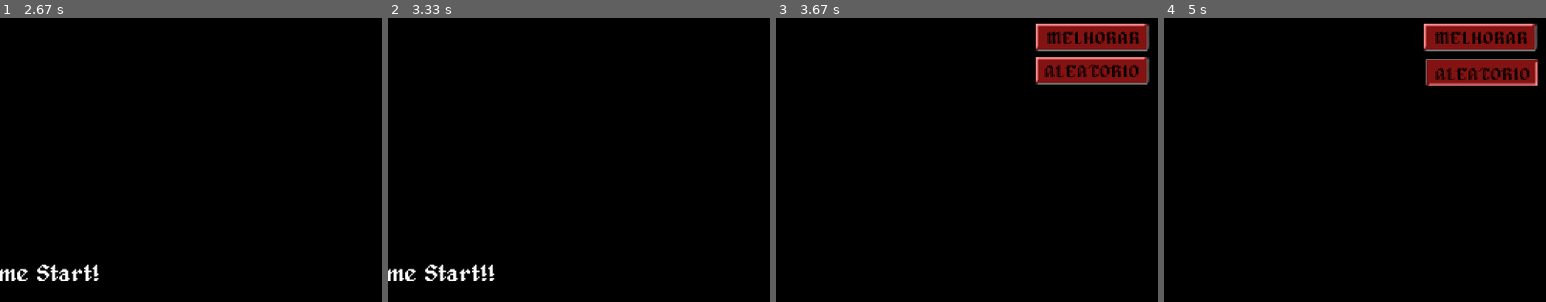
Above: before the commit, frames 1-4 (left to right).
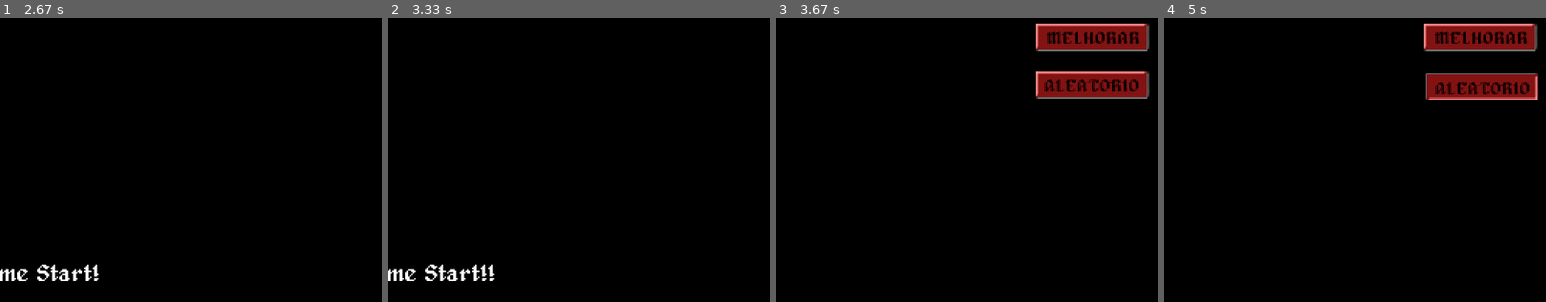
Above: after the commit, the same moments.

Repository: ShyrTheFirst/Python-Projetos-e-Arquivos
Game: pygame game, started from pygame/Inacabados/clicker game/clicker game.py
Same seed, same stepped clock (60 frames per second), same inputs: the game is played once before the commit and once after it.
Inputs (mouse positions are % of the whole screen's width and height, from its top left):
- Up to frame 1 (2.67 s): tap Enter at 0.33 s
- Up to frame 2 (3.33 s): no input
- Up to frame 3 (3.67 s): no input
- Up to frame 4 (5 s): click "matadora" at 3.8 s; click (83, 12) at 4.82 s
The pictures show only the part of the screen within x 42-92%, y 0-50%; the shares and areas given below are measured in that part.

Frames 1-2 are identical in both runs. In frame 3, 3.6% of the frame differs, in the area x 68-98%, y 13-29%; in frame 4, 3.5%.

Commit message:
Add files via upload

Diff:
--- a/pygame/Inacabados/clicker game/clicker game.py
+++ b/pygame/Inacabados/clicker game/clicker game.py
@@ -83,7 +83,7 @@
 char.name(v.input_usuario)
 monstro = Monstro(v.game_level)
 botao_melhorar = Botao(v.botao_posx,0,1.5,botao_melhorar,botao_melhorar_press)
-botao_aleatorio = Botao(v.botao_posx,35,1.5,botao_aleatorio,botao_aleatorio_press)
+botao_aleatorio = Botao(v.botao_posx,50,1.5,botao_aleatorio,botao_aleatorio_press)
 
 
 
